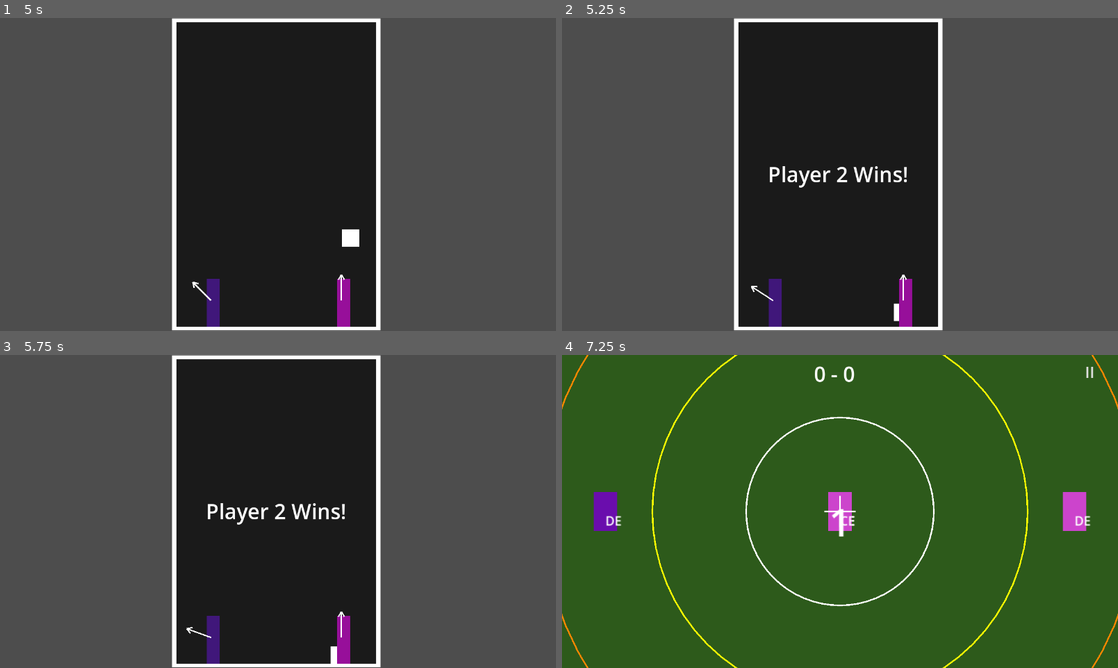
Above: before the commit, frames 1-4 (two rows, left to right).
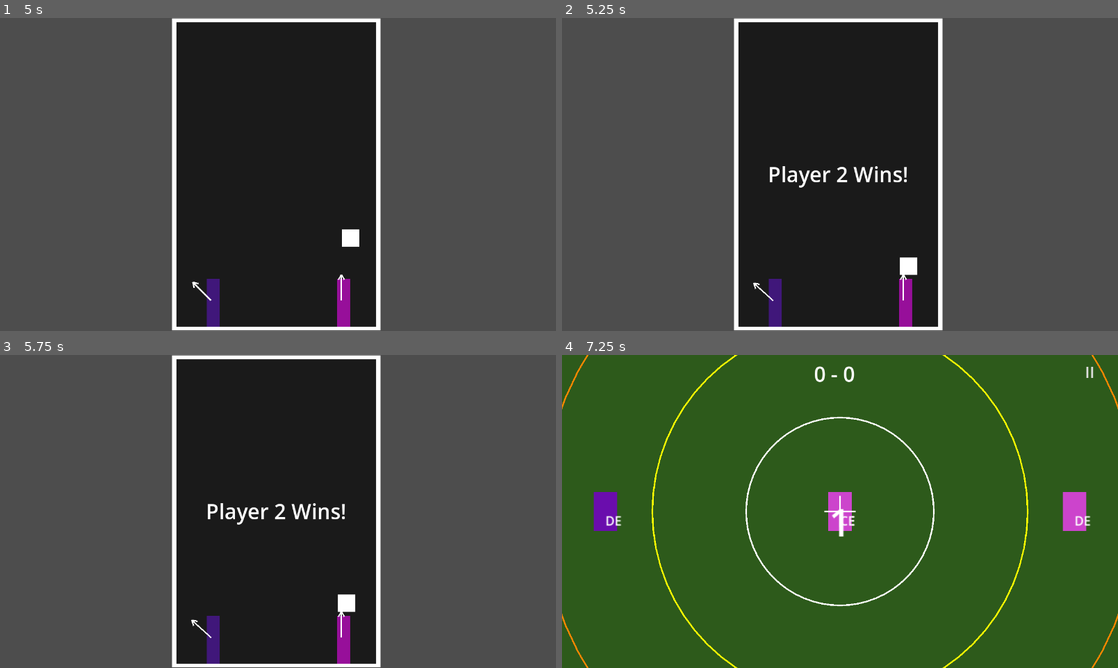
Above: after the commit, the same moments.

Repository: DockerSox/kick-n-catchv3
Game: Godot game, scene res://Scenes/title.tscn
Two runs of this game, one before a commit and one after it. Both use one fixed random seed, a clock stepped at 60 frames per second and the inputs below.
Inputs:
- Up to frame 1 (5 s): click "PLAY" at 0.5 s; click "START GAME" at 1.25 s; tap Enter at 2 s; tap Space (p1_kick) at 2.1, 3.6 s; hold A (p1_left) 2.78-3.53 s; tap Keypad Enter (p2_kick) at 2.85, 4.35 s
- Up to frame 2 (5.25 s): hold A (p1_left) from 5.03 s (still down); tap Space (p1_kick) at 5.1 s
- Up to frame 3 (5.75 s): keep holding A (p1_left)
- Up to frame 4 (7.25 s): keep holding A (p1_left); tap Space (p1_kick) at 5.75, 6.6 s; tap Keypad Enter (p2_kick) at 5.85 s; tap Enter at 6.5 s

Frame 1 is identical in both runs. In frame 2, 0.3% of the frame differs, in the area x 34-64%, y 76-97%; in frame 3, 0.3%, in the area x 33-64%, y 76-99%; in frame 4, nothing differs.

Commit message:
contest bug fix

Diff:
--- a/Scripts/ball.gd
+++ b/Scripts/ball.gd
@@ -10,6 +10,7 @@
 	area_entered.connect(_on_area_entered)
 
 func _on_area_entered(area: Area2D) -> void:
+	print("area entered: ", area.name, " active=", active)
 	if active:
 		paddle_hit.emit(area)
 
--- a/Scripts/main.gd
+++ b/Scripts/main.gd
@@ -4,6 +4,8 @@
 @onready var paddle_left: Area2D = $SubViewportContainer/SubViewport/ContestUnitA
 @onready var paddle_right: Area2D = $SubViewportContainer/SubViewport/ContestUnitB
 @onready var win_label: Label = $SubViewportContainer/SubViewport/UI/WinLabel
+
+var game_over: bool = false
 
 @export var two_player: bool = true
 
@@ -14,6 +16,7 @@
 	await _start_round()
 
 func _start_round() -> void:
+	game_over = false
 	var screen: Vector2 = Vector2(460, 700)
 	ball.position = Vector2(screen.x / 2.0, screen.y / 3.0)
 	ball.velocity = Vector2.ZERO
@@ -38,6 +41,8 @@
 	$SubViewportContainer/SubViewport.handle_input_locally = false
 
 func _on_ball_hit_bottom() -> void:
+	if game_over:
+		return
 	var left_launched: bool = paddle_left.state == paddle_left.State.LAUNCHED
 	var right_launched: bool = paddle_right.state == paddle_right.State.LAUNCHED
 	if left_launched and right_launched:
@@ -51,6 +56,8 @@
 	await _start_round()
 
 func _on_paddle_hit(area: Area2D) -> void:
+	if game_over:
+		return
 	if area == paddle_left:
 		_end_game("Player 1 Wins!", "A")
 	elif area == paddle_right:
@@ -60,10 +67,22 @@
 			_end_game("CPU Wins!", "B")
 
 func _end_game(message: String, winner: String) -> void:
-	print("_end_game called, return_scene = '", GameState.return_scene, "'")
+	if game_over:
+		return
+	game_over = true
+
+	# Immediately freeze all movement inside the SubViewport
+	paddle_left.state = paddle_left.State.WAITING
+	paddle_right.state = paddle_right.State.WAITING
+	paddle_left.velocity = Vector2.ZERO
+	paddle_right.velocity = Vector2.ZERO
+	ball.active = false
+	ball.velocity = Vector2.ZERO
+
 	win_label.text = message
 	win_label.visible = true
 	GameState.contest_winner = winner
+
 	if GameState.return_scene != "":
 		await get_tree().create_timer(2.0).timeout
 		var return_to: String = GameState.return_scene
